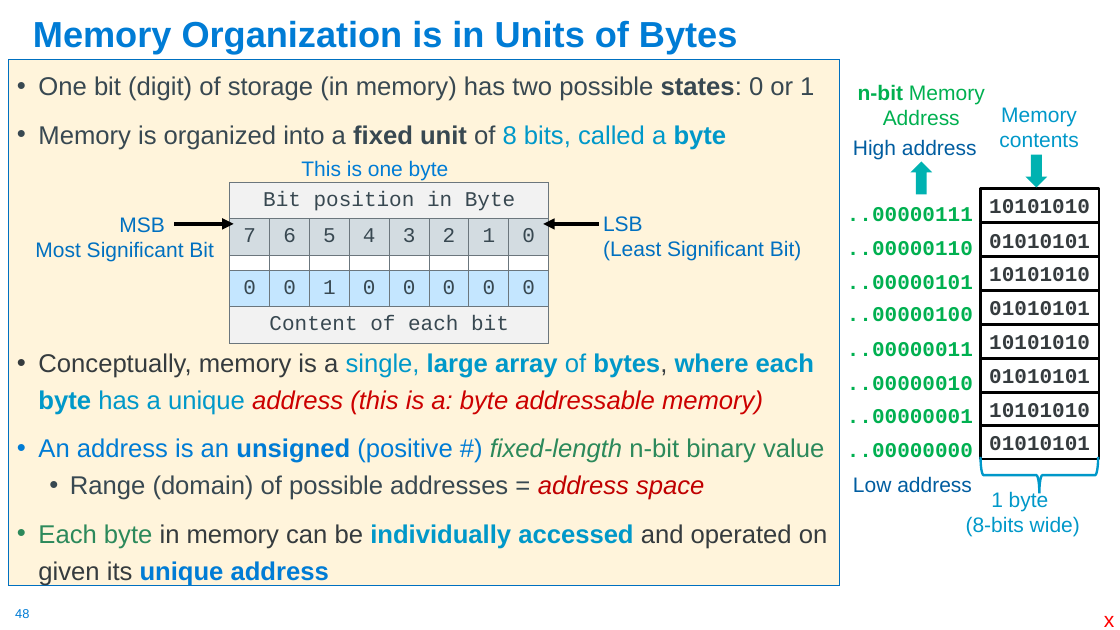
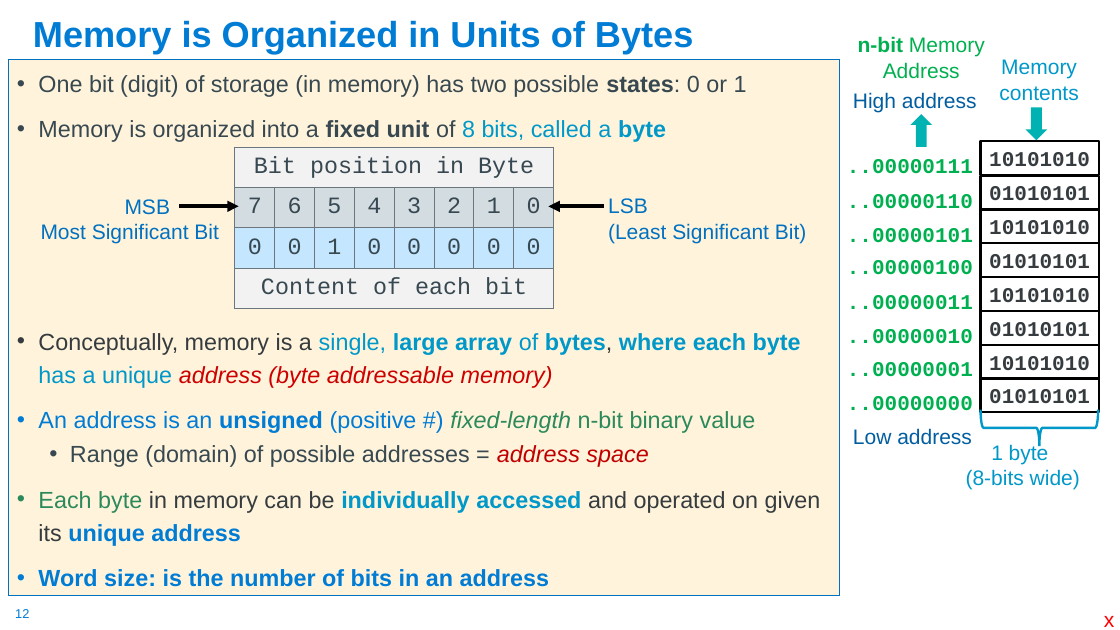
Before and after one commit to cse30-sp24/Muller-Slides, a slide deck: slide 12 of 01-C-Part1.pptx (slide 48 before the commit). Drawn at 1120x630 pixels with LibreOffice and Linux fonts; fonts in the diff are those of the drawing. Boxes give left, top, right and bottom in pixels: in the first picture for what was removed or moved away, otherwise in the second. Text is boxed around its words. In the diff, an @@ line names an element or a change of style, - is before the commit and + after.

```diff
--- a/01-C-Part1.pptx
+++ b/01-C-Part1.pptx
@@ title at <box>33,20,693,54</box>: text changed @@
-Memory Organization is in Units of Bytes
+Memory is Organized in Units of Bytes
@@ text "One bit (digit) of storage ...": place and size @@
-text "One bit (digit) of storage ..." at <box>8,60,839,586</box>
+text "One bit (digit) of storage ..." at <box>8,60,839,596</box>
@@ text at <box>38,75,821,546</box>: size 22 to 20 pt in "One bit (digit) of storage (in memory) ...", "Memory is organized into a fixed unit ...", "An address is an unsigned (positive #) ...", "Range (domain) of possible addresses = address ..." and 1 more places @@
@@ table at <box>235,147,551,308</box> @@
-row 3:  |  |  |  |  |  |  | 
@@ table: place and size @@
-table at <box>230,182,546,343</box>
+table at <box>235,147,551,308</box>
@@ 3 rectangles, 1 text: place and size @@
-3 rectangles, 1 text at <box>847,189,1099,392</box>
+3 rectangles, 1 text at <box>847,141,1099,344</box>
@@ text removed at <box>301,160,449,180</box> @@
-This is one byte
@@ text "MSB": place and size @@
-text "MSB" at <box>35,217,213,261</box>
+text "MSB" at <box>41,199,218,244</box>
@@ arrow moved from (174, 224) - (234, 224) to (179, 207) - (239, 207) @@
@@ arrow moved from (599, 224) - (544, 224) to (604, 207) - (549, 207) @@
@@ text "LSB": place and size @@
-text "LSB" at <box>603,216,801,261</box>
+text "LSB" at <box>608,198,806,243</box>
@@ text at <box>38,333,801,388</box>: text changed; size 22 to 20 pt @@
-• Conceptually, memory is a single, large array of bytes, where each byte has a unique address (this is a: byte addressable memory)
+• Conceptually, memory is a single, large array of bytes, where each byte has a unique address (byte addressable memory)
@@ 12 texts, 5 rectangles, 2 up arrows, 1 right brace: place and size @@
-12 texts, 5 rectangles, 2 up arrows, 1 right brace at <box>847,84,1099,537</box>
+12 texts, 5 rectangles, 2 up arrows, 1 right brace at <box>847,36,1099,489</box>
@@ text at <box>38,569,550,587</box>: paragraph added @@
+• Word size: is the number of bits in an address
@@ page number at <box>15,609,29,618</box>: text changed @@
-48
+12
```
Also in this commit, not shown: 7 other slides changed, 4 slides added, 1 other file.
